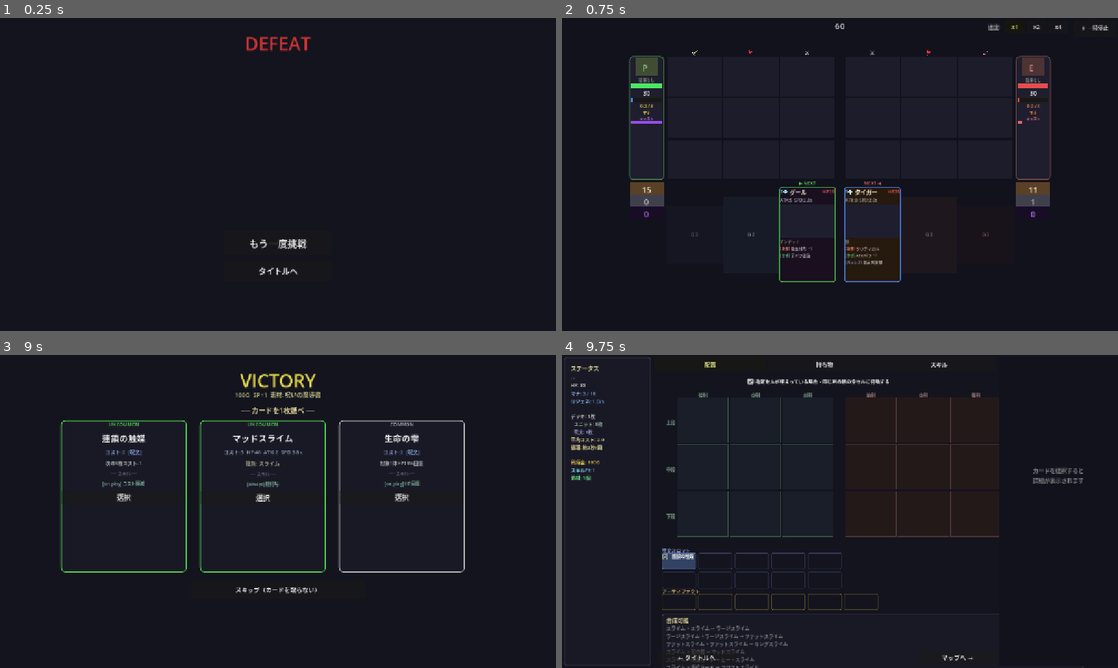
Above: before the commit, frames 1-4 (two rows, left to right).
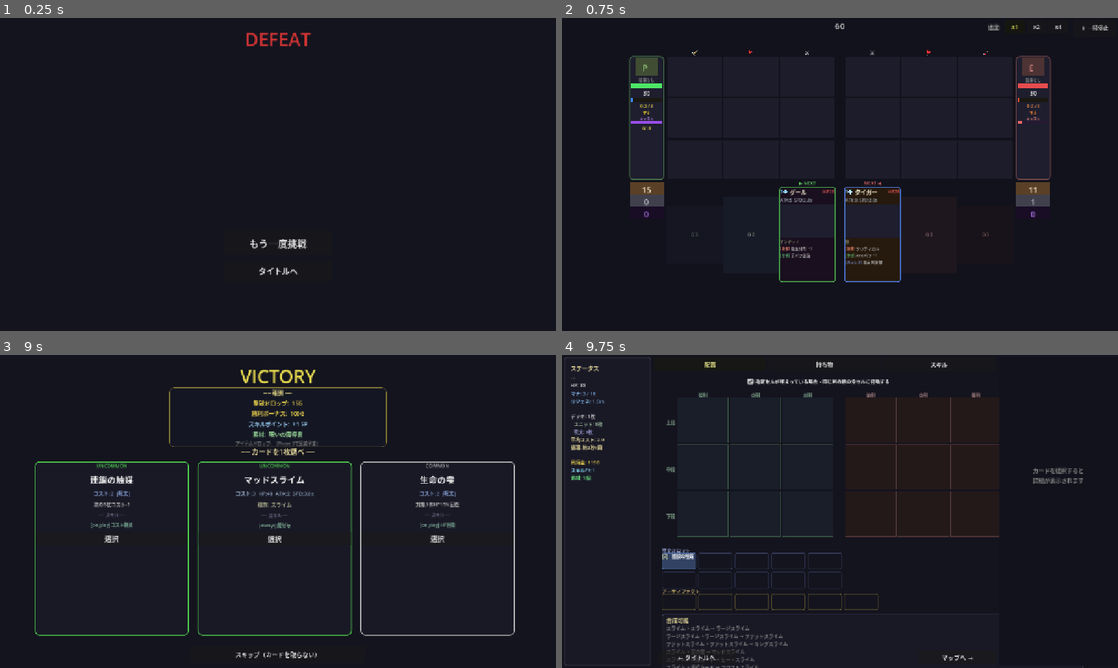
Above: after the commit, the same moments.

Repository: kazumak334-create/dungeon-board-game
Game: Godot game, scene res://scenes/Result.tscn
Two runs of this game, one before a commit and one after it. Both use one fixed random seed, a clock stepped at 60 frames per second and the inputs below. This scene is started directly instead of the project's main scene.
Inputs:
- Up to frame 1 (0.25 s): no input
- Up to frame 2 (0.75 s): click "もう一度挑戦" at 0.5 s
- Up to frame 3 (9 s): click "x1" at 1.25 s; click "x2" at 2 s; click "x4" at 2.75 s; click "⏸ 一時停止" at 3.5 s; click "▶ 再開" at 4.25 s; click "x1" at 5 s; click "x2" at 5.75 s; click "x4" at 6.5 s; click "⏸ 一時停止" at 7.25 s; click "▶ 再開" at 8 s; click "x1" at 8.75 s
- Up to frame 4 (9.75 s): click "選択" at 9.5 s

The runs differ from the first frame. In frame 1, 0.4% of the frame differs, in the area x 44-56%, y 4-11%; in frame 2, less than 0.1%; in frame 3, 7.6%, in the area x 6-93%, y 4-97%; in frame 4, less than 0.1%.

Commit message:
feat: 報酬システム実装（バトル中gold累積 + Result報酬パネル分離 + キャストゲージ下表示）
- unit_diedシグナルにunitオブジェクトを追加し、撃破時cost×5G×multiplierを累積
- GameSession.current_battle_goldでバトル跨ぎのgold管理（reset()対応）
- Result.gd: _build_reward_panel()で撃破ドロップ/勝利ボーナス/SP/素材を分離表示
- GameUIOverlay.gd: キャストゲージ下にG表示ラベル追加（update_battle_gold_label()）
- TestSession.gd: テスト4件追加（battle_gold累積/引き継ぎ/報酬フィールド/カード3択）

Co-Authored-By: Claude Sonnet 4.6 <noreply@anthropic.com>

Diff:
--- a/scripts/BoardManager.gd
+++ b/scripts/BoardManager.gd
@@ -24,7 +24,7 @@
 var support_system: RefCounted = null  # SupportSystem（サポート効果再計算）
 
 signal unit_placed(side: int, row: int, col: int, unit: Object)
-signal unit_died(side: int, row: int, col: int)
+signal unit_died(side: int, row: int, col: int, unit: Object)
 signal unit_revived(side: int, row: int, col: int)
 signal unit_damaged(side: int, row: int, col: int)
 signal base_damaged(side: int, amount: int)
@@ -324,9 +324,10 @@
 		return
 	# 盤面効果 on_leave チェック
 	tile_system.check_tile_on_leave(side, row, col, unit)
+	var died_unit = unit  # emit後もunitを参照できるよう保持
 	board[side][row][col] = null
 	attack_timers[side][row][col] = 0.0
-	emit_signal("unit_died", side, row, col)
+	emit_signal("unit_died", side, row, col, died_unit)
 	# 前列が空になったら promote_check を遅延キューに積む（イベント駆動・1フレームラグ）
 	var front_col_ref: int = 2 if side == 0 else 0
 	if col == front_col_ref and event_queue != null:
--- a/scripts/GameSession.gd
+++ b/scripts/GameSession.gd
@@ -40,6 +40,8 @@
 var artifacts_acquired: Array = []
 var battle_seed: int = 0       # リプレイ用ランダムシード
 var battle_log: Array = []     # リプレイ用イベントログ
+var current_battle_gold: int = 0  # バトル中に獲得した累積通貨（敵撃破ドロップ）
+var battle_drops: Array = []      # バトル中に獲得したアイテムドロップ（Phase 3で実装）
 
 func reset() -> void:
 	battle_config = DEFAULT_BATTLE_CONFIG.duplicate(true)
@@ -59,4 +61,6 @@
 	artifacts_acquired = []
 	battle_seed = 0
 	battle_log = []
+	current_battle_gold = 0
+	battle_drops = []
 	print("[GameSession] reset")
--- a/scripts/GameUIOverlay.gd
+++ b/scripts/GameUIOverlay.gd
@@ -19,6 +19,7 @@
 var _exile_count_labels: Array = [null, null]   # [side] -> Label（除外枚数）
 var _battle_timer_label: Label = null            # バトル残り時間ラベル
 var _timer_blink_acc: float = 0.0               # 点滅用アキュムレータ
+var _battle_gold_label: Label = null             # バトル中獲得通貨ラベル（プレイヤー側パネル下）
 
 func _cell_x(side: int, col: int) -> int:
 	if side == 0:
@@ -260,6 +261,18 @@
 	cast_bar.color = Color(0.6, 0.3, 0.9) if side == 0 else Color(0.9, 0.4, 0.4)
 	main.add_child(cast_bar)
 	_char_cast_bars[side] = cast_bar
+
+	# --- 6. 獲得通貨ラベル（プレイヤー側のみ・キャストゲージ下） ---
+	if side == 0:
+		var gold_label = Label.new()
+		gold_label.text = "G: 0"
+		gold_label.position = Vector2(px, panel_y + 159)
+		gold_label.size = Vector2(inner_w, 14)
+		gold_label.horizontal_alignment = HORIZONTAL_ALIGNMENT_CENTER
+		gold_label.add_theme_font_size_override("font_size", 10)
+		gold_label.add_theme_color_override("font_color", Color(0.9, 0.8, 0.3))
+		main.add_child(gold_label)
+		_battle_gold_label = gold_label
 
 	# NEXTラベルはキューQ1上部に移動済み。プレース内からは削除
 
@@ -512,6 +525,10 @@
 		if _bubble_timer <= 0 and _event_bubble != null:
 			_event_bubble.visible = false
 
+func update_battle_gold_label(total_gold: int) -> void:
+	if _battle_gold_label != null:
+		_battle_gold_label.text = "G: %d" % total_gold
+
 func update_battle_timer(remaining: float, delta: float = 0.016) -> void:
 	if _battle_timer_label == null:
 		return
--- a/scripts/Main.gd
+++ b/scripts/Main.gd
@@ -371,14 +371,14 @@
 		game_over_label.text     = "GAME OVER"
 		game_over_label.modulate = Color(1.0, 0.3, 0.3)
 		game_over_label.visible  = true
-		GameSession.last_result = {"win": false, "player_hp_remaining": base_hp[0], "turns": 0}
+		GameSession.last_result = {"win": false, "player_hp_remaining": base_hp[0], "turns": 0, "battle_gold": GameSession.current_battle_gold}
 		_transition_to_result_timer()
 	elif base_hp[1] <= 0:
 		game_over = true
 		game_over_label.text     = "YOU WIN!"
 		game_over_label.modulate = Color(0.3, 1.0, 0.5)
 		game_over_label.visible  = true
-		GameSession.last_result = {"win": true, "player_hp_remaining": base_hp[0], "turns": 0}
+		GameSession.last_result = {"win": true, "player_hp_remaining": base_hp[0], "turns": 0, "battle_gold": GameSession.current_battle_gold}
 		_transition_to_result_timer()
 
 func _on_battle_timeout() -> void:
@@ -387,15 +387,15 @@
 	if result == "win":
 		game_over_label.text     = "TIME UP - VICTORY"
 		game_over_label.modulate = Color(0.3, 1.0, 0.5)
-		GameSession.last_result = {"win": true, "player_hp_remaining": base_hp[0], "turns": 0}
+		GameSession.last_result = {"win": true, "player_hp_remaining": base_hp[0], "turns": 0, "battle_gold": GameSession.current_battle_gold}
 	elif result == "draw":
 		game_over_label.text     = "TIME UP - DRAW"
 		game_over_label.modulate = Color(0.7, 0.7, 0.3)
-		GameSession.last_result = {"win": false, "player_hp_remaining": base_hp[0], "turns": 0}
+		GameSession.last_result = {"win": false, "player_hp_remaining": base_hp[0], "turns": 0, "battle_gold": GameSession.current_battle_gold}
 	else:  # "lose"（デフォルト）
 		game_over_label.text     = "TIME UP - DEFEAT"
 		game_over_label.modulate = Color(1.0, 0.5, 0.1)
-		GameSession.last_result = {"win": false, "player_hp_remaining": base_hp[0], "turns": 0}
+		GameSession.last_result = {"win": false, "player_hp_remaining": base_hp[0], "turns": 0, "battle_gold": GameSession.current_battle_gold}
 	game_over_label.visible = true
 	_add_log("=== 時間切れ：%s ===" % result)
 	_transition_to_result_timer()
@@ -408,11 +408,20 @@
 func _on_unit_placed(side: int, row: int, col: int, _unit: Object) -> void:
 	_mark_all_cells_dirty()
 
-func _on_unit_died(side: int, row: int, col: int) -> void:
+func _on_unit_died(side: int, row: int, col: int, died_unit: Object) -> void:
 	var side_name: String = "自陣" if side == 0 else "敵陣"
 	var display_col: int = (2 - col) if side == 0 else col
 	var col_names: Array  = ["前列", "中列", "後列"]
 	_add_log("倒 %s %d行%s" % [side_name, row + 1, col_names[display_col]])
+	# 敵ユニット撃破時: cost × 5G を累積（reward_multiplierで倍率調整可能）
+	if side == 1 and died_unit != null:
+		var unit_cost: int = died_unit.cost if "cost" in died_unit else 1
+		var reward_mult: float = GameSession.battle_config.get("reward_multiplier", 1.0)
+		var gold_gained: int = max(1, int(unit_cost * 5 * reward_mult))
+		GameSession.current_battle_gold += gold_gained
+		print("[Drop] 敵撃破 gold+%d (cost:%d, 累計:%d)" % [gold_gained, unit_cost, GameSession.current_battle_gold])
+		if game_ui != null and game_ui._overlay != null:
+			game_ui._overlay.update_battle_gold_label(GameSession.current_battle_gold)
 	if side == 0 and board_manager.player_data != null:
 		for skill in board_manager.player_data.skills:
 			if skill.get("trigger", "") == "on_unit_died_ally":
--- a/scripts/Result.gd
+++ b/scripts/Result.gd
@@ -62,6 +62,10 @@
 	var is_win = GameSession.last_result.get("win", false)
 	if not is_win:
 		return
+	# バトル中の撃破ドロップgoldを確定加算
+	var battle_gold: int = GameSession.last_result.get("battle_gold", GameSession.current_battle_gold)
+	GameSession.gold += battle_gold
+	# 固定報酬: 勝利ボーナス
 	_reward_gold = 100
 	_reward_sp = 1
 	if CardDB.MATERIALS.size() > 0:
@@ -72,6 +76,8 @@
 	GameSession.skill_points += _reward_sp
 	if _reward_material.size() > 0:
 		GameSession.materials.append(_reward_material)
+	# current_battle_goldをリセット（次バトルに持ち越さない）
+	GameSession.current_battle_gold = 0
 
 func _generate_card_choices() -> void:
 	# run_depthに応じた重みテーブル選択
@@ -122,44 +128,37 @@
 
 	var result = GameSession.last_result
 	var is_win = result.get("win", false)
+	var battle_gold_drop: int = result.get("battle_gold", 0)
 
 	# 勝敗表示
 	var result_label = Label.new()
 	result_label.text = "VICTORY" if is_win else "DEFEAT"
 	result_label.horizontal_alignment = HORIZONTAL_ALIGNMENT_CENTER
-	result_label.position = Vector2(0, 30)
+	result_label.position = Vector2(0, 20)
 	result_label.size = Vector2(1280, 50)
 	result_label.add_theme_font_size_override("font_size", 42)
 	result_label.add_theme_color_override("font_color", Color(0.9, 0.85, 0.3) if is_win else Color(0.8, 0.2, 0.2))
 	add_child(result_label)
 
-	# 報酬サマリ（1行）
+	# 報酬パネル（勝利時）
 	if is_win:
-		var reward_text = "%dG  SP+%d  素材:%s" % [_reward_gold, _reward_sp, _reward_material.get("display", "なし")]
-		var reward_label = Label.new()
-		reward_label.text = reward_text
-		reward_label.horizontal_alignment = HORIZONTAL_ALIGNMENT_CENTER
-		reward_label.position = Vector2(0, 80)
-		reward_label.size = Vector2(1280, 25)
-		reward_label.add_theme_font_size_override("font_size", 14)
-		reward_label.add_theme_color_override("font_color", Color(0.7, 0.7, 0.5))
-		add_child(reward_label)
+		_build_reward_panel(battle_gold_drop)
 
 	# カード3択（勝利時のみ）
 	if is_win and _card_choices.size() > 0:
 		var pick_label = Label.new()
 		pick_label.text = "── カードを1枚選べ ──"
 		pick_label.horizontal_alignment = HORIZONTAL_ALIGNMENT_CENTER
-		pick_label.position = Vector2(0, 115)
+		pick_label.position = Vector2(0, 210)
 		pick_label.size = Vector2(1280, 25)
 		pick_label.add_theme_font_size_override("font_size", 16)
 		pick_label.add_theme_color_override("font_color", Color(0.9, 0.85, 0.6))
 		add_child(pick_label)
 
 		var card_container = HBoxContainer.new()
-		card_container.position = Vector2(140, 150)
-		card_container.size = Vector2(1000, 350)
-		card_container.add_theme_constant_override("separation", 30)
+		card_container.position = Vector2(80, 245)
+		card_container.size = Vector2(1120, 400)
+		card_container.add_theme_constant_override("separation", 20)
 		add_child(card_container)
 
 		for i in range(_card_choices.size()):
@@ -170,8 +169,8 @@
 		# スキップボタン
 		var skip_btn = Button.new()
 		skip_btn.text = "スキップ（カードを取らない）"
-		skip_btn.position = Vector2(440, 520)
-		skip_btn.size = Vector2(400, 40)
+		skip_btn.position = Vector2(440, 670)
+		skip_btn.size = Vector2(400, 38)
 		skip_btn.add_theme_font_size_override("font_size", 14)
 		skip_btn.pressed.connect(func(): _on_continue())
 		add_child(skip_btn)
@@ -179,9 +178,77 @@
 		# 敗北時 or カード選択なし
 		_build_defeat_ui(is_win)
 
+func _build_reward_panel(battle_gold_drop: int) -> void:
+	# 報酬パネル背景
+	var panel_bg = PanelContainer.new()
+	panel_bg.position = Vector2(390, 75)
+	panel_bg.size = Vector2(500, 120)
+	var panel_style = StyleBoxFlat.new()
+	panel_style.bg_color = Color(0.08, 0.09, 0.14, 0.92)
+	panel_style.set_corner_radius_all(10)
+	panel_style.set_border_width_all(1)
+	panel_style.border_color = Color(0.5, 0.45, 0.2)
+	panel_bg.add_theme_stylebox_override("panel", panel_style)
+	add_child(panel_bg)
+
+	var vbox = VBoxContainer.new()
+	vbox.add_theme_constant_override("separation", 4)
+
+	# タイトル行
+	var title_lbl = Label.new()
+	title_lbl.text = "── 報酬 ──"
+	title_lbl.horizontal_alignment = HORIZONTAL_ALIGNMENT_CENTER
+	title_lbl.add_theme_font_size_override("font_size", 13)
+	title_lbl.add_theme_color_override("font_color", Color(0.85, 0.8, 0.5))
+	vbox.add_child(title_lbl)
+
+	# ドロップ通貨（バトル中撃破）
+	if battle_gold_drop > 0:
+		var drop_lbl = Label.new()
+		drop_lbl.text = "撃破ドロップ:  %dG" % battle_gold_drop
+		drop_lbl.horizontal_alignment = HORIZONTAL_ALIGNMENT_CENTER
+		drop_lbl.add_theme_font_size_override("font_size", 13)
+		drop_lbl.add_theme_color_override("font_color", Color(0.95, 0.85, 0.3))
+		vbox.add_child(drop_lbl)
+
+	# 勝利ボーナス通貨
+	var gold_lbl = Label.new()
+	gold_lbl.text = "勝利ボーナス:  %dG" % _reward_gold
+	gold_lbl.horizontal_alignment = HORIZONTAL_ALIGNMENT_CENTER
+	gold_lbl.add_theme_font_size_override("font_size", 13)
+	gold_lbl.add_theme_color_override("font_color", Color(0.9, 0.8, 0.3))
+	vbox.add_child(gold_lbl)
+
+	# スキルポイント
+	var sp_lbl = Label.new()
+	sp_lbl.text = "スキルポイント:  +%d SP" % _reward_sp
+	sp_lbl.horizontal_alignment = HORIZONTAL_ALIGNMENT_CENTER
+	sp_lbl.add_theme_font_size_override("font_size", 13)
+	sp_lbl.add_theme_color_override("font_color", Color(0.6, 0.8, 0.95))
+	vbox.add_child(sp_lbl)
+
+	# 素材
+	var mat_name: String = _reward_material.get("display", "なし")
+	var mat_lbl = Label.new()
+	mat_lbl.text = "素材:  %s" % mat_name
+	mat_lbl.horizontal_alignment = HORIZONTAL_ALIGNMENT_CENTER
+	mat_lbl.add_theme_font_size_override("font_size", 13)
+	mat_lbl.add_theme_color_override("font_color", Color(0.6, 0.85, 0.6))
+	vbox.add_child(mat_lbl)
+
+	# ドロップアイテム（Phase 3実装予定枠）
+	var drop_items_lbl = Label.new()
+	drop_items_lbl.text = "アイテムドロップ:  （Phase 3で実装予定）"
+	drop_items_lbl.horizontal_alignment = HORIZONTAL_ALIGNMENT_CENTER
+	drop_items_lbl.add_theme_font_size_override("font_size", 10)
+	drop_items_lbl.add_theme_color_override("font_color", Color(0.45, 0.45, 0.45))
+	vbox.add_child(drop_items_lbl)
+
+	panel_bg.add_child(vbox)
+
 func _create_card_panel(idx: int, card: Dictionary) -> PanelContainer:
 	var panel = PanelContainer.new()
-	panel.custom_minimum_size = Vector2(290, 350)
+	panel.custom_minimum_size = Vector2(355, 400)
 
 	var rarity = card.get("rarity", "common")
 	var rarity_color = RARITY_COLORS.get(rarity, Color(0.7, 0.7, 0.7))
--- a/scripts/TestSession.gd
+++ b/scripts/TestSession.gd
@@ -11,6 +11,10 @@
 	_test_scenario_battle_run(runner)
 	_test_scenario_battle_card_cleanup(runner)
 	_test_scenario_return_to_deckprep(runner)
+	_test_battle_gold_accumulation(runner)
+	_test_battle_gold_to_result(runner)
+	_test_result_reward_panel_fields(runner)
+	_test_result_3card_choices(runner)
 
 func _test_game_session(r: RefCounted) -> void:
 	# reset()で全フィールドが初期化されるか
@@ -165,3 +169,53 @@
 	r._assert_eq(GameSession.skill_points, 2, "シナリオ4: SP維持")
 	r._assert_eq(GameSession.class_id, "slime_alchemist", "シナリオ4: クラスID維持")
 	r._assert_eq(GameSession.placement_config.size(), GameSession.selected_deck.size(), "シナリオ4: placement_configサイズ一致")
+
+# テスト: 敵撃破でcurrent_battle_goldが増える
+func _test_battle_gold_accumulation(r: RefCounted) -> void:
+	GameSession.reset()
+	r._assert_eq(GameSession.current_battle_gold, 0, "battle_gold: reset後0")
+	# cost=2のユニット撃破をシミュレート（reward_multiplier=1.0の場合 2×5=10G）
+	var reward_mult: float = GameSession.battle_config.get("reward_multiplier", 1.0)
+	var gold = max(1, int(2 * 5 * reward_mult))
+	GameSession.current_battle_gold += gold
+	r._assert_eq(GameSession.current_battle_gold, 10, "battle_gold: cost2撃破で+10G")
+	# cost=1ユニット追加
+	var gold2 = max(1, int(1 * 5 * reward_mult))
+	GameSession.current_battle_gold += gold2
+	r._assert_eq(GameSession.current_battle_gold, 15, "battle_gold: 累積15G")
+
+# テスト: バトル終了時にcurrent_battle_goldがlast_resultに渡る
+func _test_battle_gold_to_result(r: RefCounted) -> void:
+	GameSession.reset()
+	GameSession.current_battle_gold = 30
+	# Main._check_game_overの動作をシミュレート
+	GameSession.last_result = {"win": true, "player_hp_remaining": 20, "turns": 0, "battle_gold": GameSession.current_battle_gold}
+	r._assert_eq(GameSession.last_result.get("battle_gold", -1), 30, "battle_gold: last_resultに引き継ぎ")
+	r._assert_eq(GameSession.last_result.get("win"), true, "battle_gold: 勝利フラグと共存")
+
+# テスト: 報酬パネルに必要なフィールドが揃っている
+func _test_result_reward_panel_fields(r: RefCounted) -> void:
+	GameSession.reset()
+	# 報酬計算に必要なフィールドが全て存在するか確認
+	r._assert_true(GameSession.has("current_battle_gold"), "reward_panel: current_battle_goldフィールド存在")
+	r._assert_true(GameSession.has("gold"), "reward_panel: goldフィールド存在")
+	r._assert_true(GameSession.has("skill_points"), "reward_panel: skill_pointsフィールド存在")
+	r._assert_true(GameSession.has("materials"), "reward_panel: materialsフィールド存在")
+	r._assert_true(GameSession.last_result.has("win"), "reward_panel: last_result.win存在")
+
+# テスト: カード3択生成（重みテーブルと重複なし）
+func _test_result_3card_choices(r: RefCounted) -> void:
+	GameSession.reset()
+	GameSession.run_depth = 0
+	# 重みテーブルからREARLY_WEIGHTS_EARLYで3枚選択できるか確認
+	var pool: Array = []
+	for name in CardDB.UNITS:
+		pool.append({"name": name, "rarity": CardDB.UNITS[name].get("rarity", "common")})
+	for name in CardDB.SPELLS:
+		pool.append({"name": name, "rarity": CardDB.SPELLS[name].get("rarity", "common")})
+	r._assert_true(pool.size() >= 3, "card_choices: プール3枚以上")
+	# 重複なし確認（3回抽選で同じ名前が出ないことをシミュレート）
+	var used: Array = []
+	for entry in pool.slice(0, min(3, pool.size())):
+		r._assert_true(not (entry["name"] in used), "card_choices: 3択に重複なし: %s" % entry["name"])
+		used.append(entry["name"])
Not shown, changed: CHANGELOG.md
